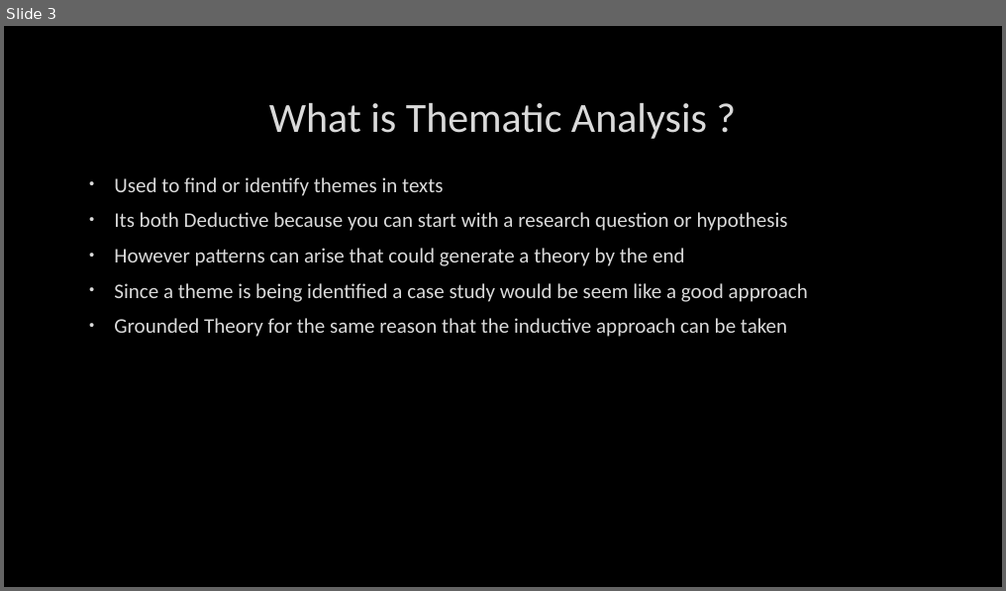
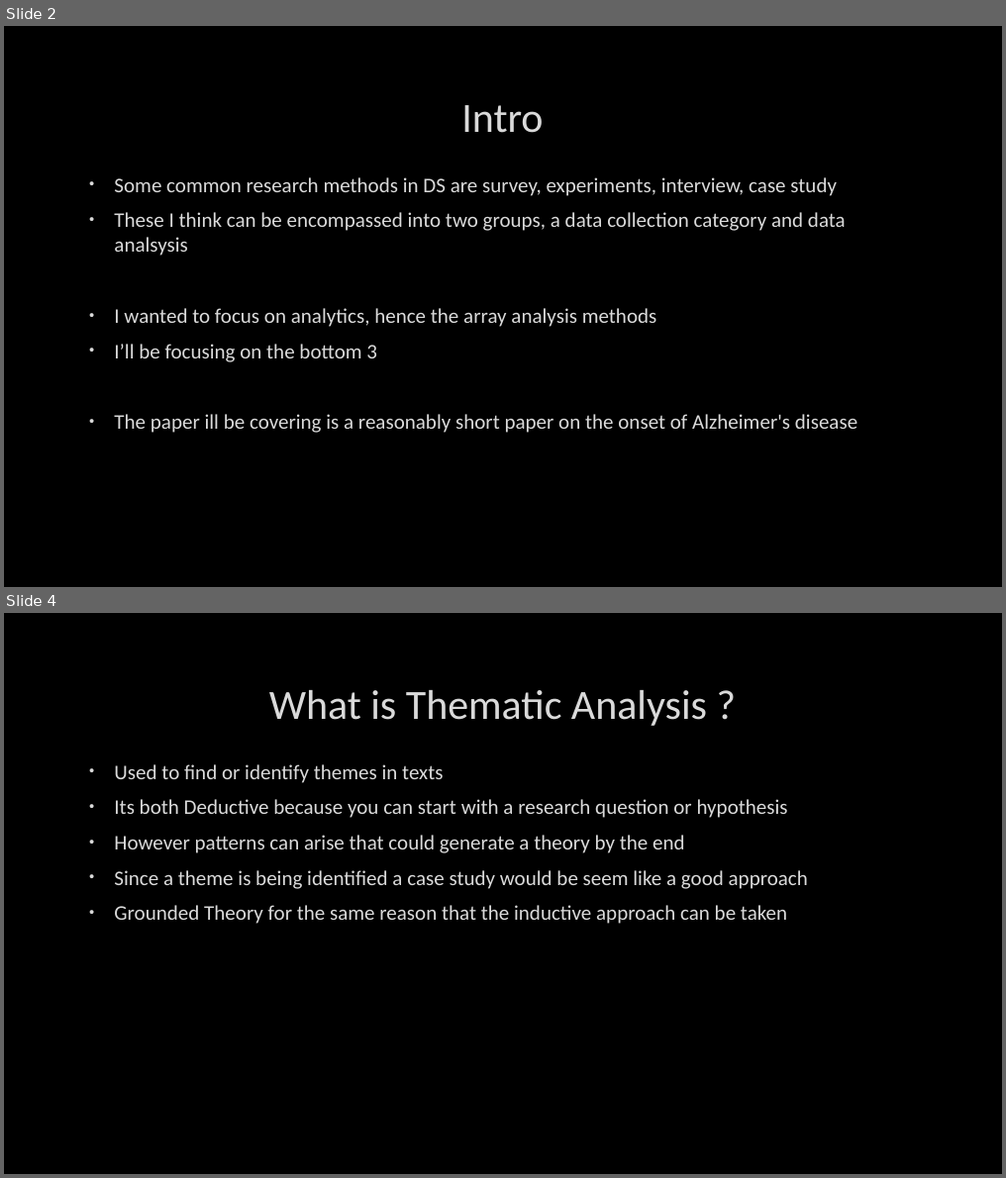
Before and after one commit to Maks-Drzezdzon/Masters-Classes-L-O, a slide deck: assignments/research&literature/assign_1/Personal Presentation Notes - C15311966 Scientific Research & Literature.pptx. Shown one above the other, each under a label of ours: slide 3 before the commit, slides 2 and 4 after it; the slides between them are not shown. The pictures are 1006x591 and 1006x1178 pixels, drawn with LibreOffice and Linux fonts; fonts in the diff are those of the drawing; background and template pictures are left out. Boxes give left, top, right and bottom in pixels: in the first picture for what was removed or moved away, otherwise in the second. Text is boxed around its words. In the diff, an @@ line names an element or a change of style, - is before the commit and + after.

```diff
--- a/assignments/research&literature/assign_1/Personal Presentation Notes - C15311966 Scientific Research & Literature.pptx
+++ b/assignments/research&literature/assign_1/Personal Presentation Notes - C15311966 Scientific Research & Literature.pptx
@@ slide 2 added at box(4, 26, 1002, 587), background picture (left out) @@
@@ title added at box(461, 105, 543, 133), 40 pt, text #DADADA @@
+Intro
@@ text added at box(114, 177, 857, 433), 20 pt, text #DADADA @@
+• Some common research methods in DS are survey, experiments, interview, case study
+• These I think can be encompassed into two groups, a data collection category and data analsysis
+• I wanted to focus on analytics, hence the array analysis methods
+• I’ll be focusing on the bottom 3
+• The paper ill be covering is a reasonably short paper on the onset of Alzheimer's disease
@@ what was slide 3 is now slide 4 @@
```
Also in this commit, not shown: 1 slide changed, 9 other files.
